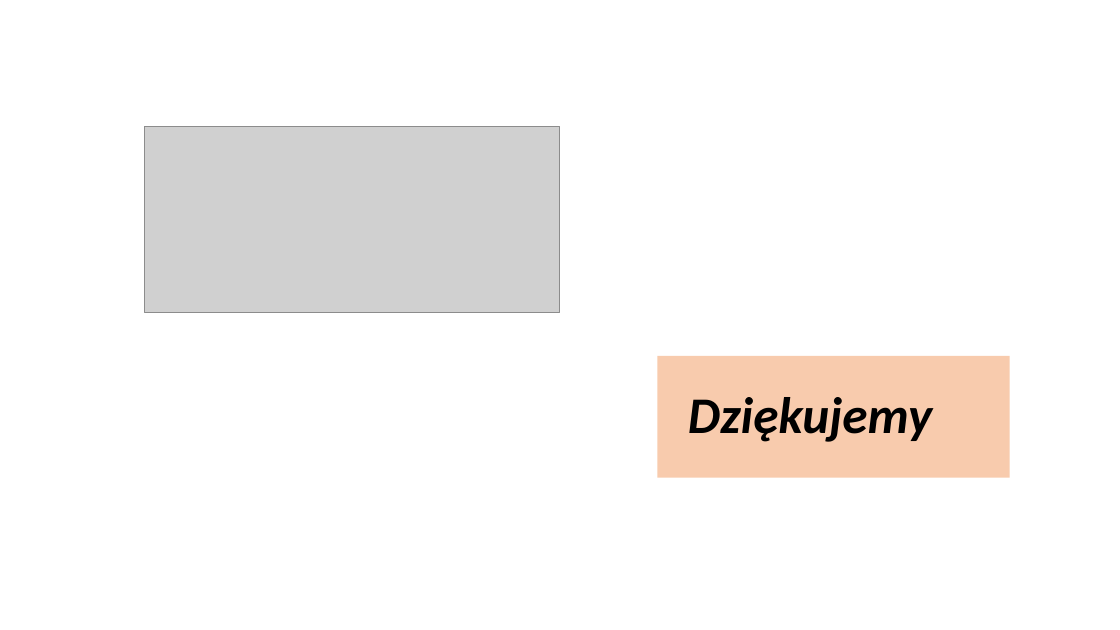
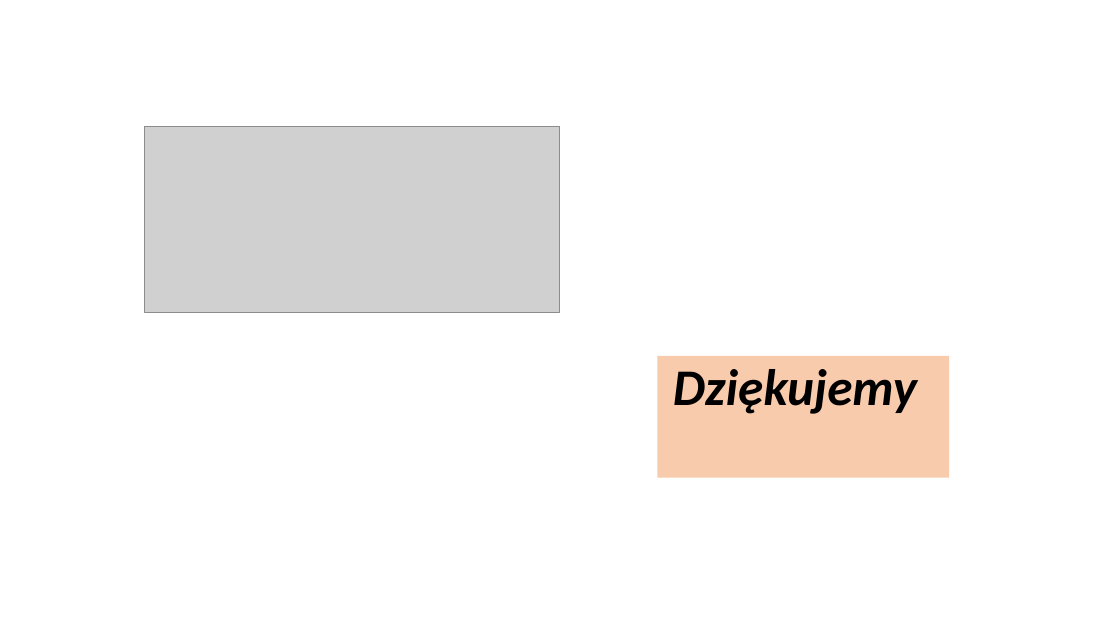
Before and after one commit to infoshareacademy/jdszr7-code-breakers, a slide deck: slide 17 of projekt_dl/SIGN LANGAUGE MNIST.pptx. Drawn at 1120x630 pixels with LibreOffice and Linux fonts; fonts in the diff are those of the drawing; grey boxes stand for pictures. Boxes give left, top, right and bottom in pixels: in the first picture for what was removed or moved away, otherwise in the second. Text is boxed around its words. In the diff, an @@ line names an element or a change of style, - is before the commit and + after.

```diff
--- a/projekt_dl/SIGN LANGAUGE MNIST.pptx
+++ b/projekt_dl/SIGN LANGAUGE MNIST.pptx
@@ title "Dziękujemy": place and size @@
-title "Dziękujemy" at [658,356,1010,478]
+title "Dziękujemy" at [658,356,949,478]
@@ title "Dziękujemy" at [658,356,949,478]: alignment centre to right @@
```
Also in this commit, not shown: 10 other slides changed, 1 other file.
